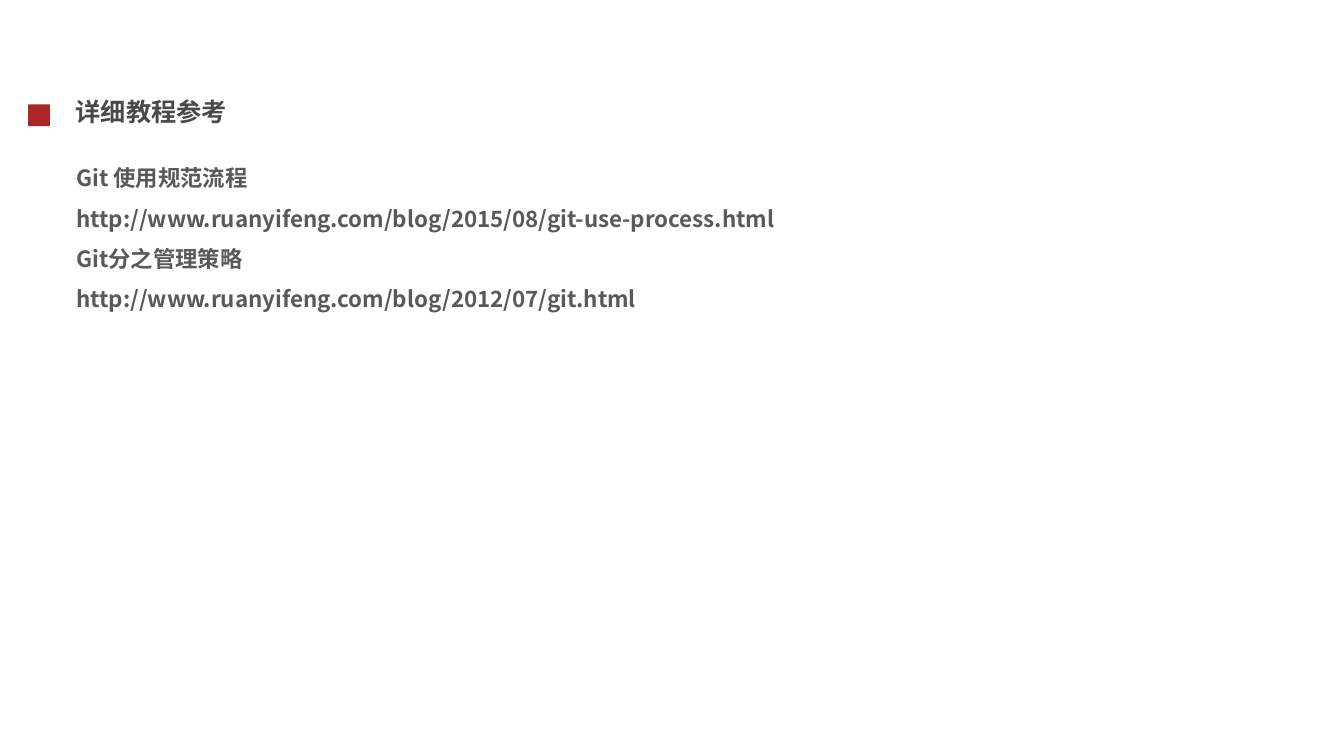
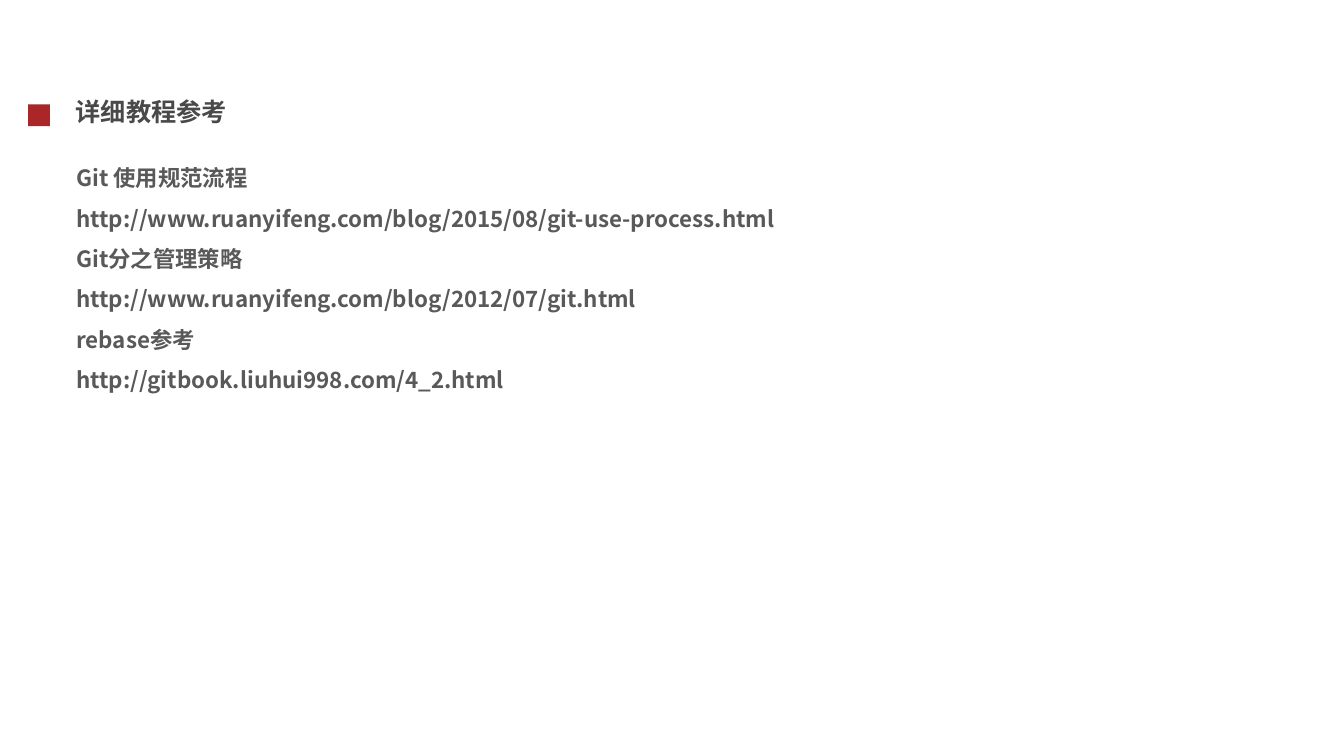
Before and after one commit to cash2one/note-1, a slide deck: slide 30 of toolbox/git使用.ppt. Drawn at 1344x756 pixels with LibreOffice and Linux fonts; fonts in the diff are those of the drawing; background and template pictures are left out. Boxes give left, top, right and bottom in pixels: in the first picture for what was removed or moved away, otherwise in the second. Text is boxed around its words. In the diff, an @@ line names an element or a change of style, - is before the commit and + after.

```diff
--- a/toolbox/git使用.ppt
+++ b/toolbox/git使用.ppt
@@ text at (76, 329, 503, 393): paragraphs added @@
+rebase参考
+http://gitbook.liuhui998.com/4_2.html
```
Also in this commit, not shown: 2 other slides changed.
